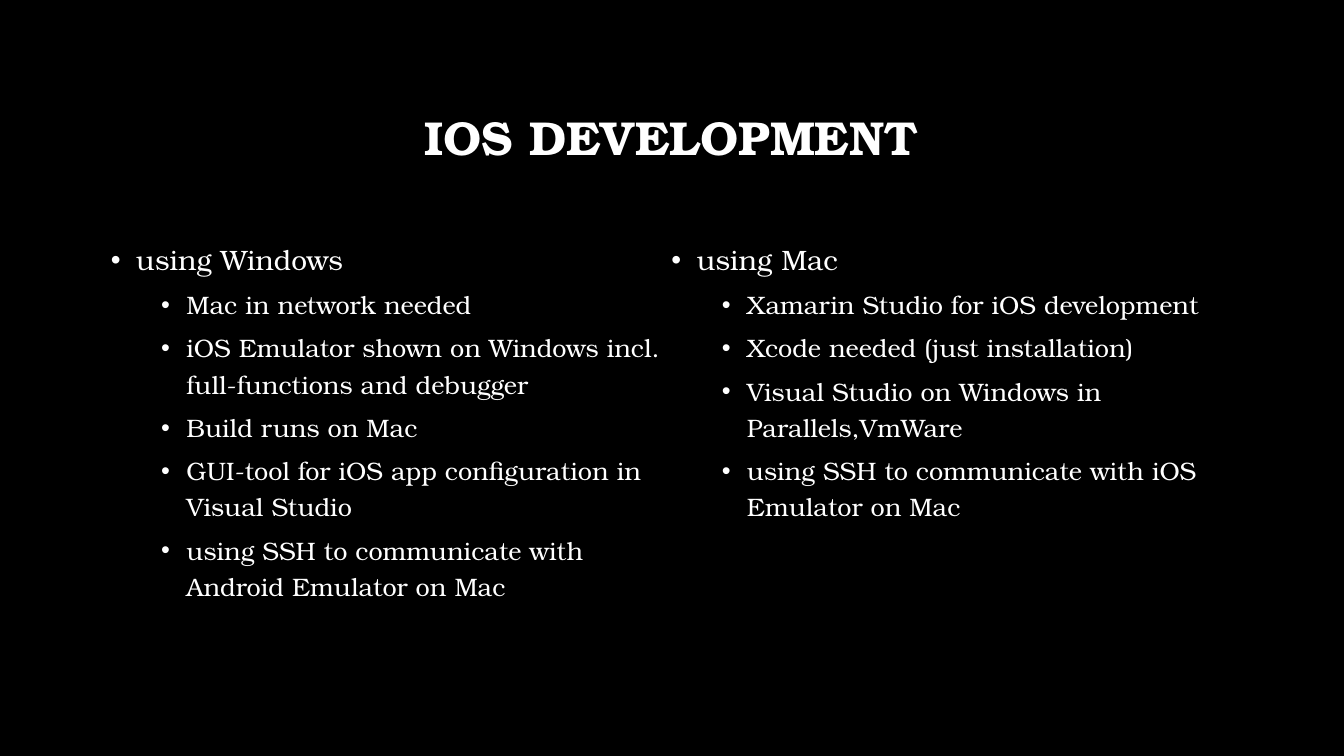
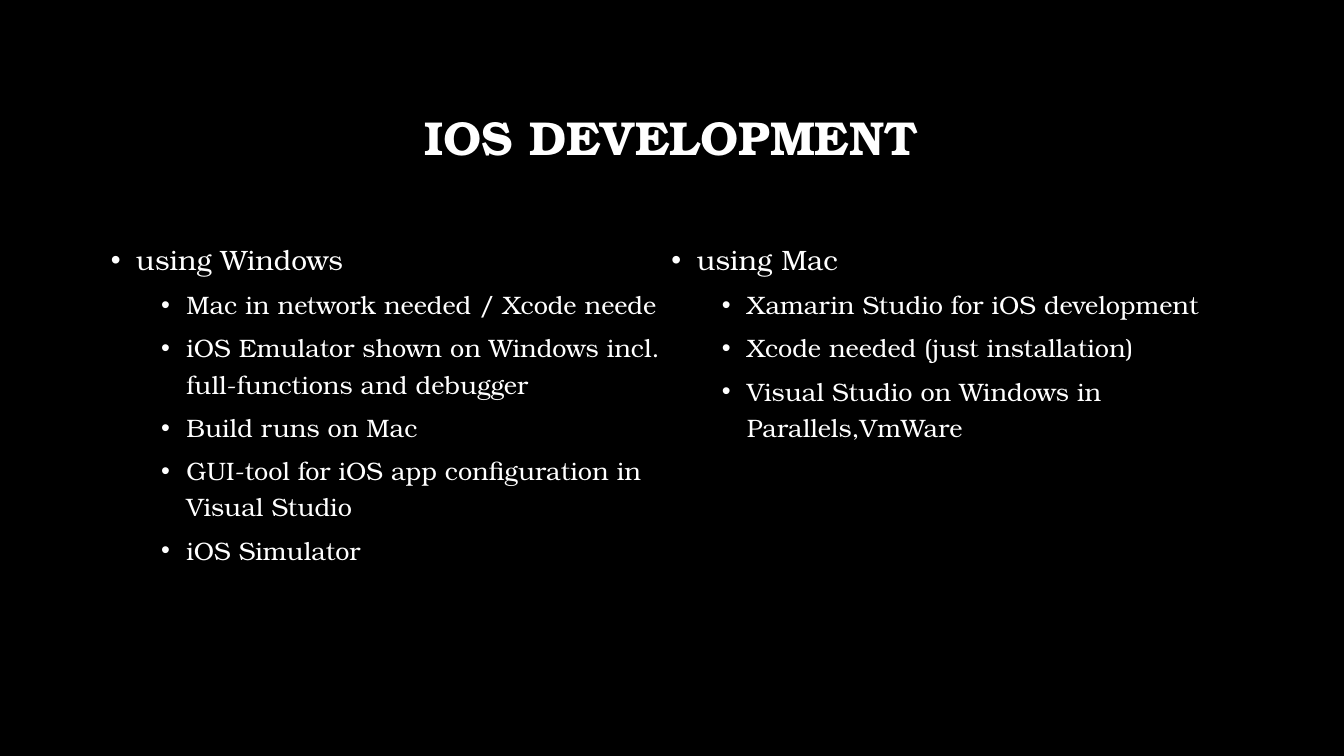
Before and after one commit to dersia/XamarinExamples, a slide deck: slide 5 of slides/Xamarin.pptx. Drawn at 1344x756 pixels with LibreOffice and Linux fonts; fonts in the diff are those of the drawing; background and template pictures are left out. Boxes give left, top, right and bottom in pixels: in the first picture for what was removed or moved away, otherwise in the second. Text is boxed around its words. In the diff, an @@ line names an element or a change of style, - is before the commit and + after.

```diff
--- a/slides/Xamarin.pptx
+++ b/slides/Xamarin.pptx
@@ text at [186, 296, 657, 315]: text changed @@
-  • Mac in network needed
+  • Mac in network needed / Xcode neede
@@ text at [186, 542, 361, 561]: text changed @@
-  • using SSH to communicate with Android Emulator on Mac
+  • iOS Simulator
@@ text at [186, 542, 583, 597]: paragraph removed @@
-  • using SSH to communicate with iOS Emulator on Mac
```
Also in this commit, not shown: 5 other slides changed, 3 slides added.
